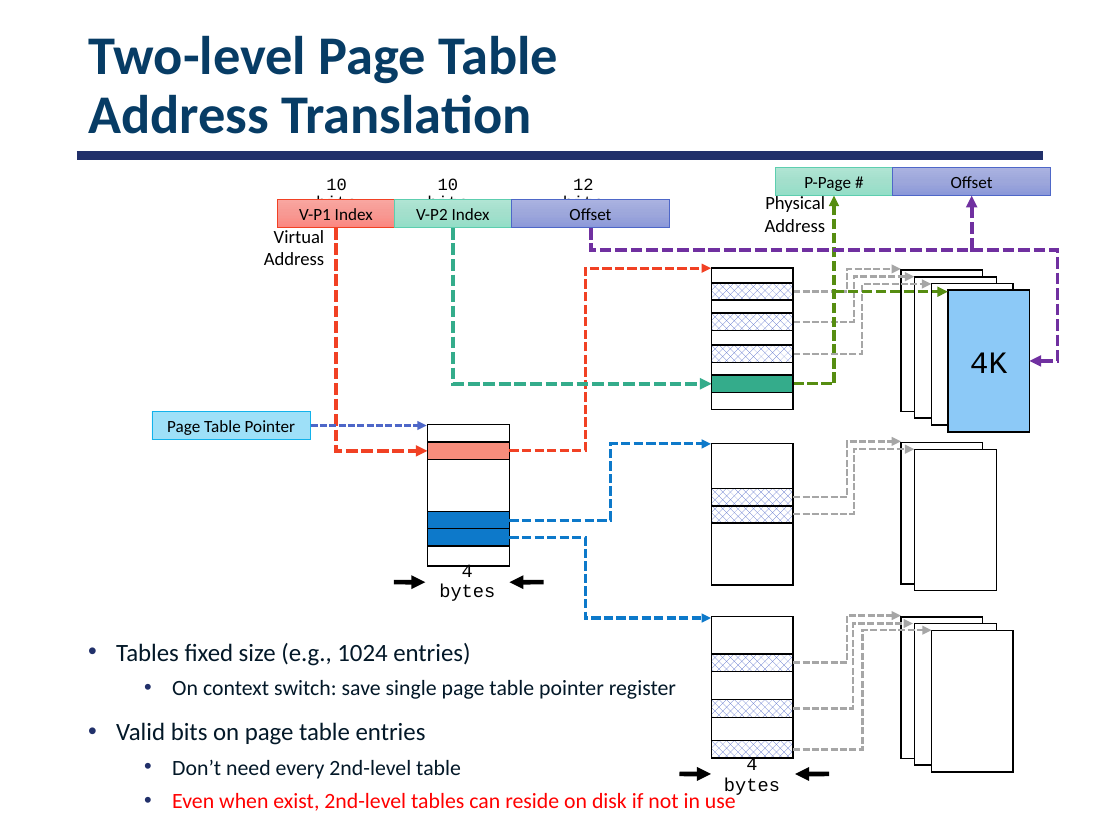
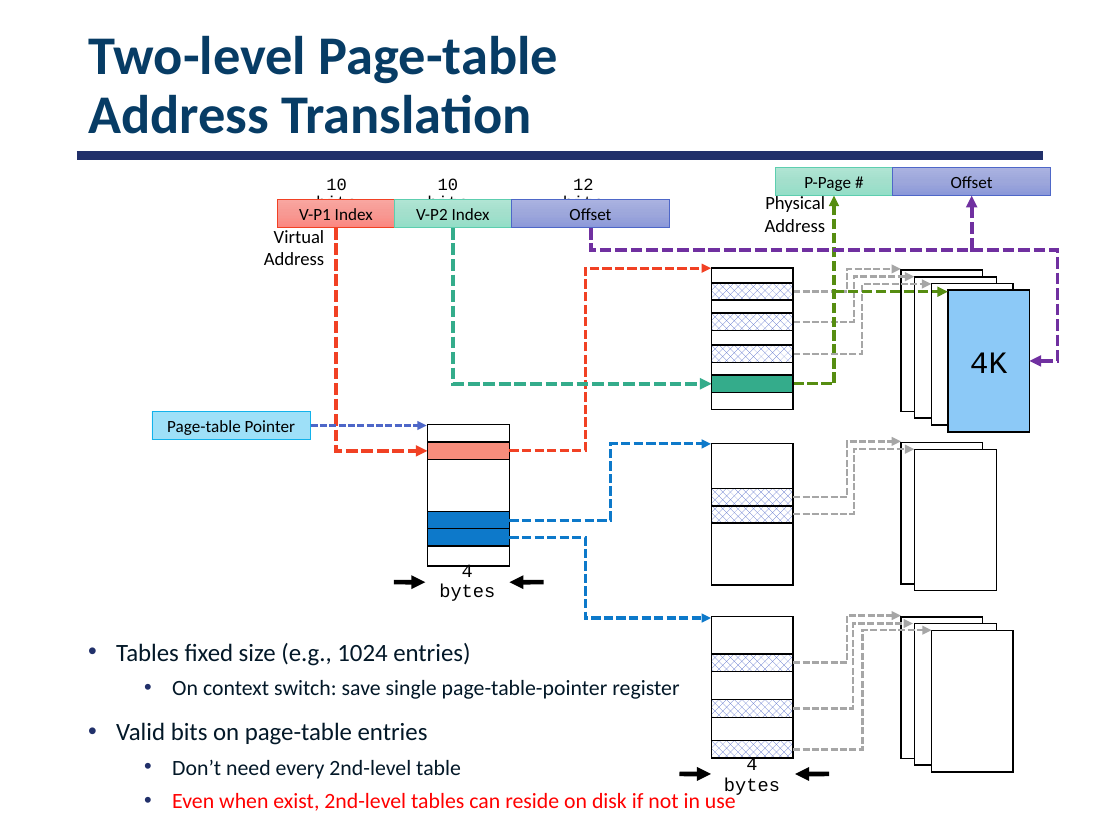
Before and after one commit to smajidzahedi/ECE350, a slide deck: slide 36 of 07-address.pptx. Drawn at 1120x840 pixels with LibreOffice and Linux fonts; fonts in the diff are those of the drawing. Boxes give left, top, right and bottom in pixels: in the first picture for what was removed or moved away, otherwise in the second. Text is boxed around its words. In the diff, an @@ line names an element or a change of style, - is before the commit and + after.

```diff
--- a/07-address.pptx
+++ b/07-address.pptx
@@ title at [88, 35, 558, 134]: text changed @@
-Two-level Page Table
-Address Translation
+Two-level Page-table
+Address Translation
@@ text in rectangle at [167, 420, 295, 435]: text changed @@
-Page Table Pointer
+Page-table Pointer
@@ text at [116, 680, 679, 745]: text changed @@
-  • On context switch: save single page table pointer register
-• Valid bits on page table entries
+  • On context switch: save single page-table-pointer register
+• Valid bits on page-table entries
```
Also in this commit, not shown: 9 other slides changed, 1 other file.
